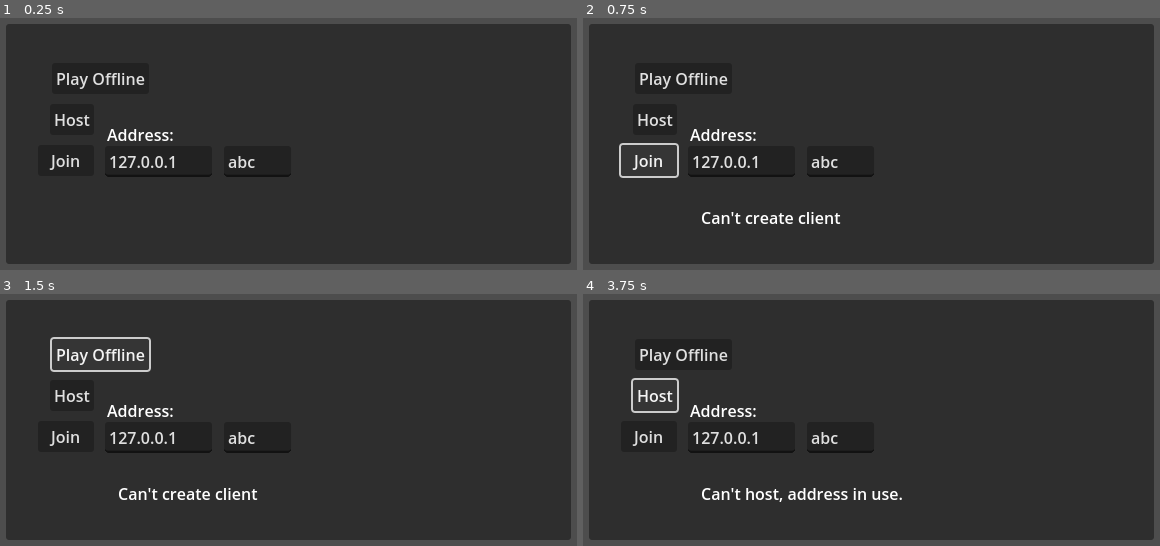
Above: before the commit, frames 1-4 (two rows, left to right).
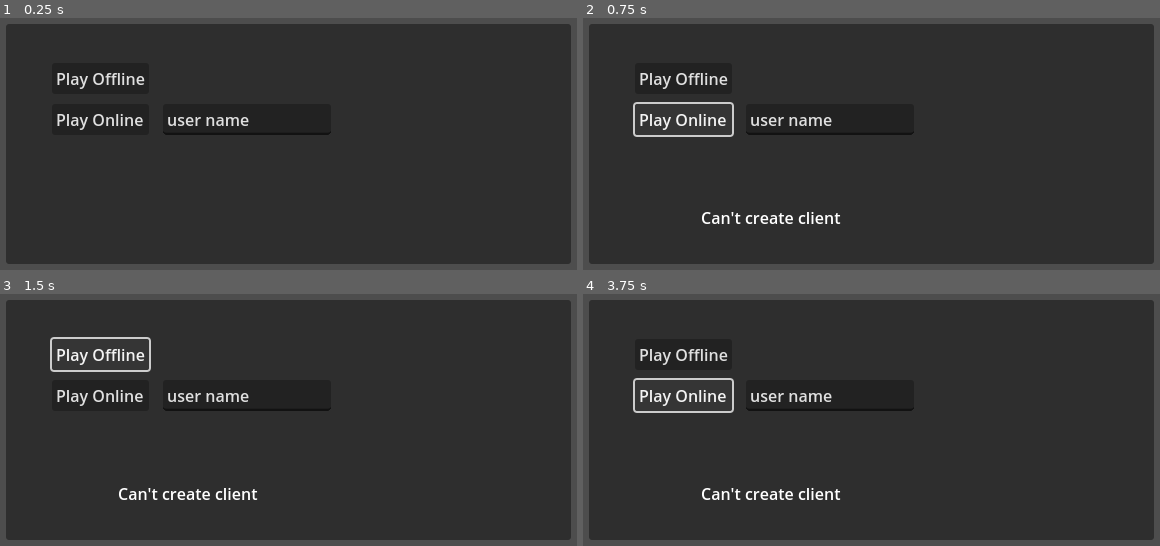
Above: after the commit, the same moments.

Repository: phi168/creepagons
Game: Godot game, scene res://lobby.tscn
Same seed, same stepped clock (60 frames per second), same inputs: the game is played once before the commit and once after it.
Inputs (mouse positions are in pixels of both pictures, inside the frame that each line leads up to):
- Up to frame 1 (0.25 s): no input
- Up to frame 2 (0.75 s): click "Join" (after the commit: "Play Online") at 0.5 s
- Up to frame 3 (1.5 s): click "Play Offline" at 1.25 s
- Up to frame 4 (3.75 s): click "Play Offline" at 2 s; click "Play Offline" at 2.75 s; click (652, 394) at 3.5 s, where only the run before the commit has a clickable "Host"

The runs differ from the first frame. In frame 1, 1.8% of the frame differs, in the area x 8-58%, y 38-64%; in frame 2, 2.4%; in frame 3, 1.8%; in frame 4, 2.7%, in the area x 8-58%, y 33-83%.

Commit message:
Make connection secure

Diff:
--- a/project/lobby.tscn
+++ b/project/lobby.tscn
@@ -17,22 +17,6 @@
 offset_bottom = 272.0
 script = ExtResource("1_emrbm")
 
-[node name="Address" type="LineEdit" parent="LobbyPanel"]
-layout_mode = 0
-offset_left = 99.0
-offset_top = 122.0
-offset_right = 206.0
-offset_bottom = 153.0
-text = "127.0.0.1"
-
-[node name="AddressLabel" type="Label" parent="LobbyPanel"]
-layout_mode = 0
-offset_left = 101.0
-offset_top = 99.0
-offset_right = 168.0
-offset_bottom = 122.0
-text = "Address:"
-
 [node name="StatusOk" type="Label" parent="LobbyPanel"]
 layout_mode = 0
 offset_left = 115.0
@@ -49,13 +33,14 @@
 
 [node name="JoinButton" type="Button" parent="LobbyPanel"]
 layout_mode = 0
-offset_left = 32.0
-offset_top = 121.0
-offset_right = 88.0
-offset_bottom = 152.0
-text = "Join"
+offset_left = 46.0
+offset_top = 80.0
+offset_right = 143.0
+offset_bottom = 111.0
+text = "Play Online"
 
 [node name="HostButton" type="Button" parent="LobbyPanel"]
+visible = false
 layout_mode = 0
 offset_left = 44.0
 offset_top = 80.0
@@ -73,11 +58,11 @@
 
 [node name="UsernNameLabel" type="LineEdit" parent="LobbyPanel"]
 layout_mode = 0
-offset_left = 218.0
-offset_top = 122.0
-offset_right = 285.063
-offset_bottom = 153.0
-text = "abc"
+offset_left = 157.0
+offset_top = 80.0
+offset_right = 325.0
+offset_bottom = 111.0
+text = "user name"
 
 [node name="Creepagons" parent="." instance=ExtResource("2_6ma0i")]
 visible = false
--- a/project/logic/lobby.gd
+++ b/project/logic/lobby.gd
@@ -7,7 +7,6 @@
 var players := {}
 var player_order := []
 
-@onready var address = $Address
 @onready var host_button = $HostButton
 @onready var join_button = $JoinButton
 @onready var status_ok = $StatusOk
@@ -15,6 +14,8 @@
 @onready var game = get_node("../Creepagons")
 @onready var user_name_label = $UsernNameLabel
 @onready var _self  = get_node("../LobbyPanel")
+
+@export var ip_address := '34.69.180.97'
 
 func _init() -> void:
 	peer.supported_protocols = [PROTO_NAME]
@@ -32,7 +33,6 @@
 	if DisplayServer.get_name() == "headless":
 		print("Automatically starting dedicated server.")
 		_on_host_button_pressed.call_deferred()
-		_player_connected.call_deferred()
 
 #### Network callbacks from SceneTree ####
 
@@ -120,11 +120,7 @@
 
 func _on_join_button_pressed():
 	multiplayer.multiplayer_peer = null
-	var ip = address.get_text()
-	if not ip.is_valid_ip_address():
-		_set_status("IP address is invalid.", false)
-		return
-	var err = peer.create_client("ws://" + str(ip) + ":" + str(DEF_PORT))
+	var err = peer.create_client("wss://" + ip_address + ":" + str(DEF_PORT))
 	if err != OK:
 		_set_status("Can't create client", false)
 		return
Not shown, changed: .github/workflows/deploy_server.yml
Not shown, changed: build/linux/server.pck
Not shown, changed: build/web/index.html
Not shown, changed: build/web/index.pck
